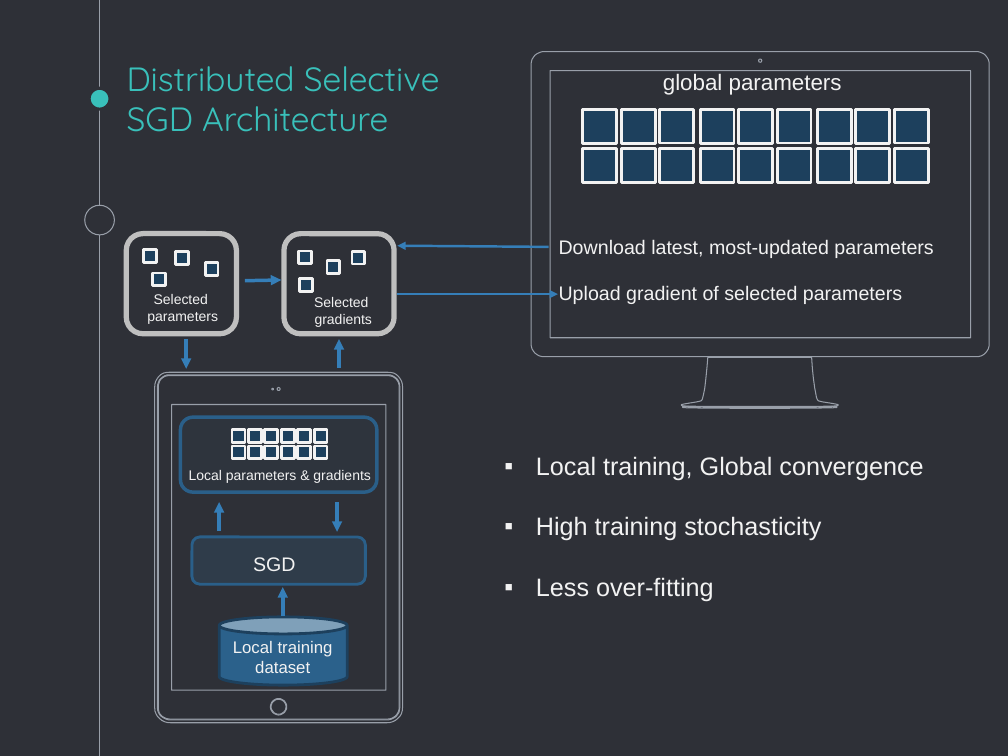
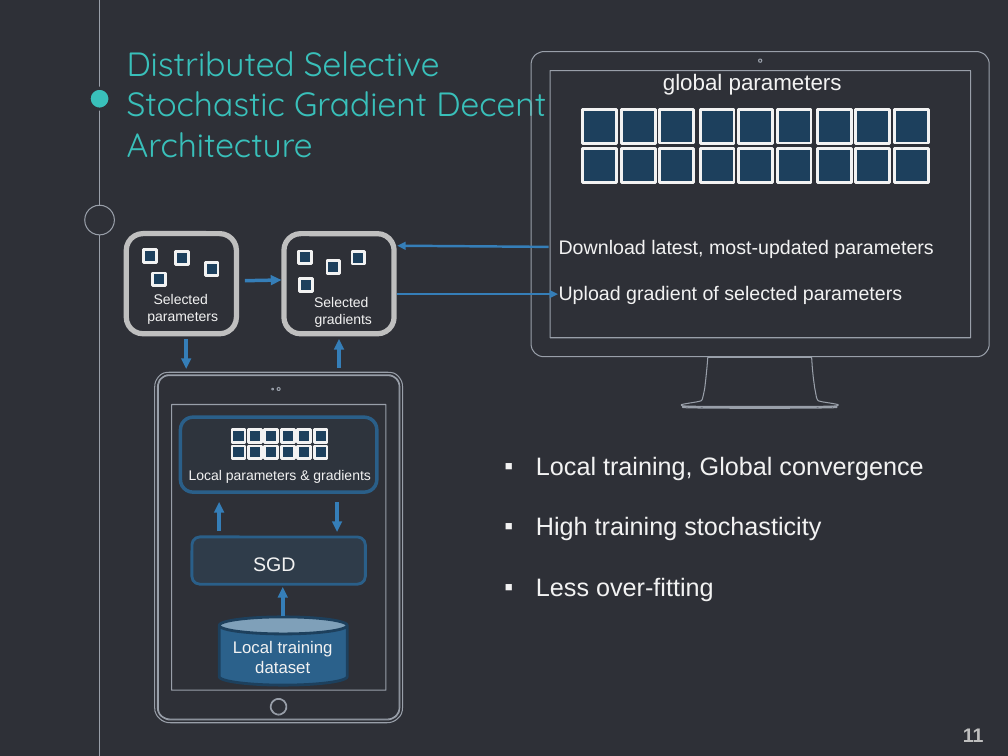
Before and after one commit to vaibhav90/Reading_Exam, a slide deck: slide 13 of ppt_reading_exam.pptx. Drawn at 1008x756 pixels with LibreOffice and Linux fonts; fonts in the diff are those of the drawing. Boxes give left, top, right and bottom in pixels: in the first picture for what was removed or moved away, otherwise in the second. Text is boxed around its words. In the diff, an @@ line names an element or a change of style, - is before the commit and + after.

```diff
--- a/ppt_reading_exam.pptx
+++ b/ppt_reading_exam.pptx
@@ title at [127, 51, 546, 158]: text changed @@
-Distributed Selective
-SGD Architecture
+Distributed Selective
+Stochastic Gradient Decent
+Architecture
@@ text added at [963, 728, 984, 742], 14 pt, text #BFBFBF, bold @@
+11
```
Also in this commit, not shown: 17 other slides changed.
